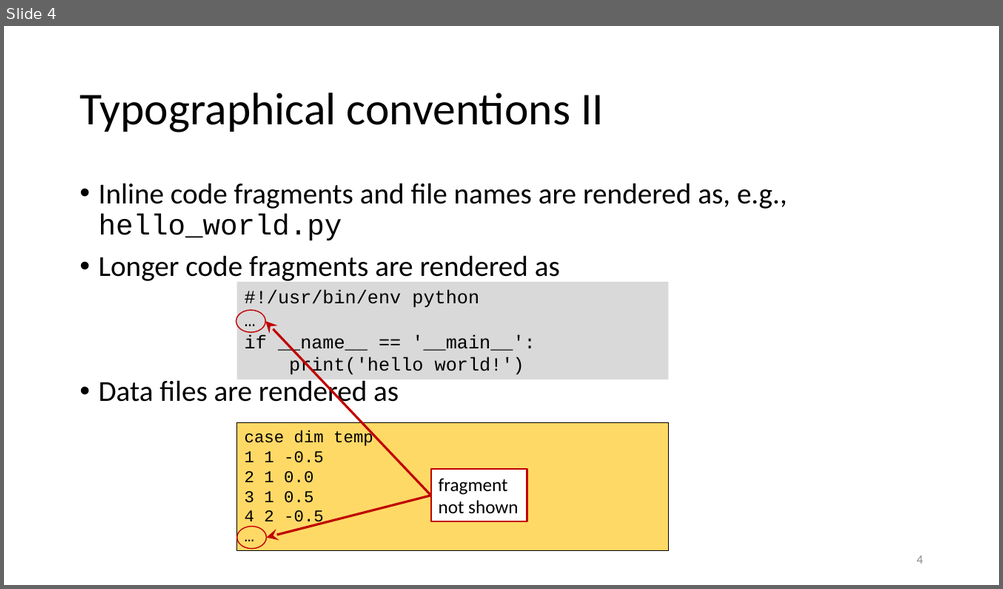
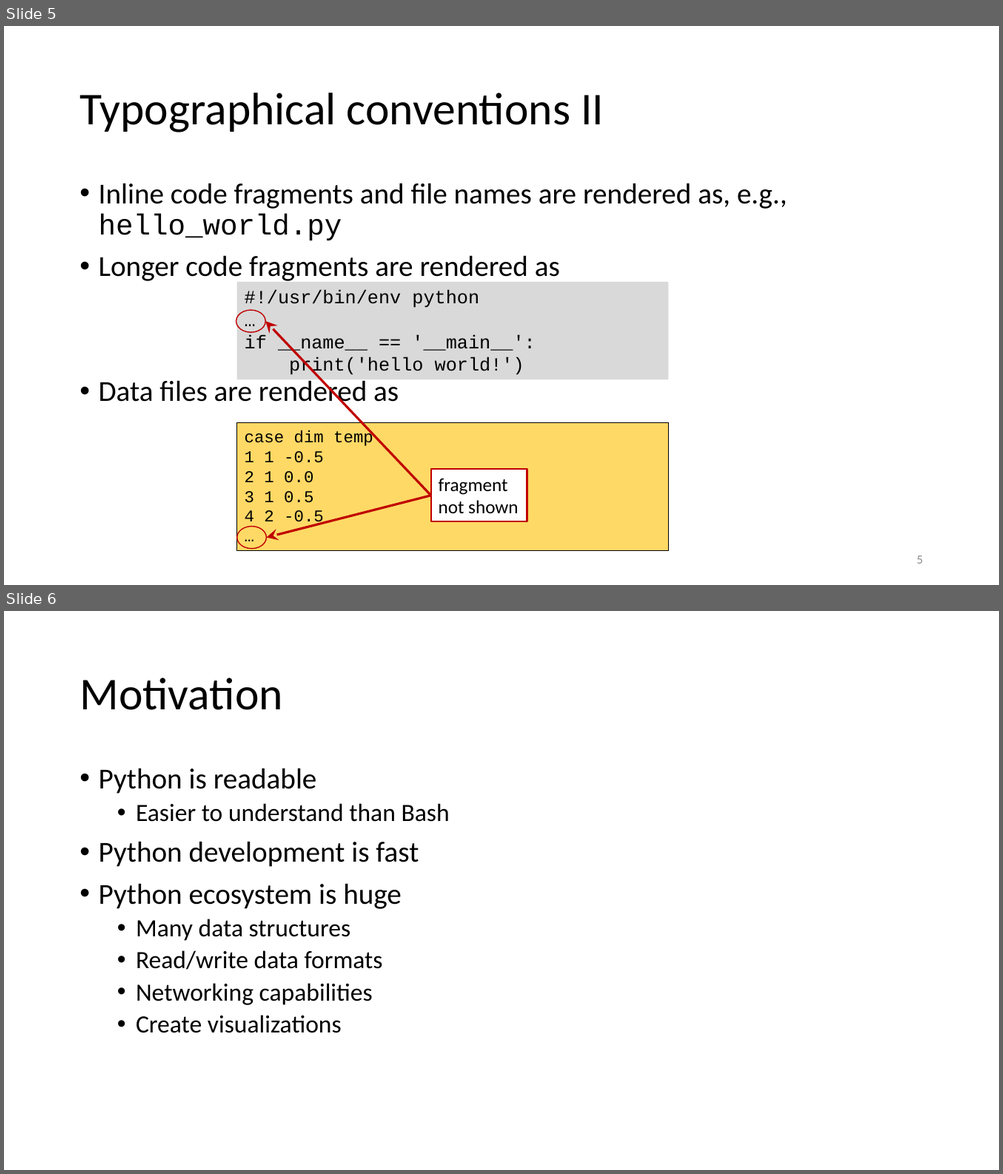
Before and after one commit to gjbex/Python-for-systems-programming, a slide deck: python_for_systems_programming.pptx. Shown one above the other, each under a label of ours: slide 4 before the commit, slides 5 and 6 after it. The pictures are 1003x589 and 1003x1174 pixels, drawn with LibreOffice and Linux fonts; fonts in the diff are those of the drawing. Boxes give left, top, right and bottom in pixels: in the first picture for what was removed or moved away, otherwise in the second. Text is boxed around its words. In the diff, an @@ line names an element or a change of style, - is before the commit and + after.

```diff
--- a/python_for_systems_programming.pptx
+++ b/python_for_systems_programming.pptx
@@ slide 6 added at [4,611,999,1170], background #FFFFFF @@
@@ title added at [79,678,282,710], 44 pt, text #000000 @@
+Motivation
@@ text added at [99,768,449,1034], 24 pt, text #000000 @@
+• Python is readable
+  • Easier to understand than Bash
+• Python development is fast
+• Python ecosystem is huge
+  • Many data structures
+  • Read/write data formats
+  • Networking capabilities
+  • Create visualizations
@@ what was slide 4 is now slide 5 @@
@@ page number at [916,556,922,564]: text changed @@
-4
+5
```
Also in this commit, not shown: 1 other slide added.
